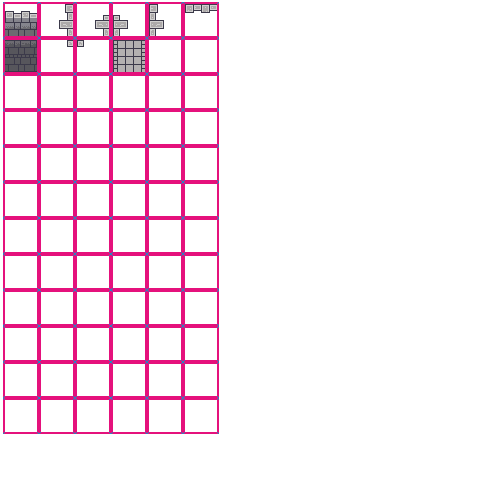
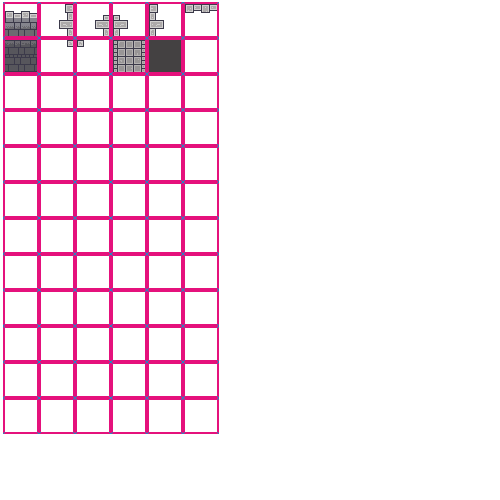
Layers edited between the first and the second (500, 500) image:
painted on "Calque 12(collé)" over (115, 40, 181, 72)
